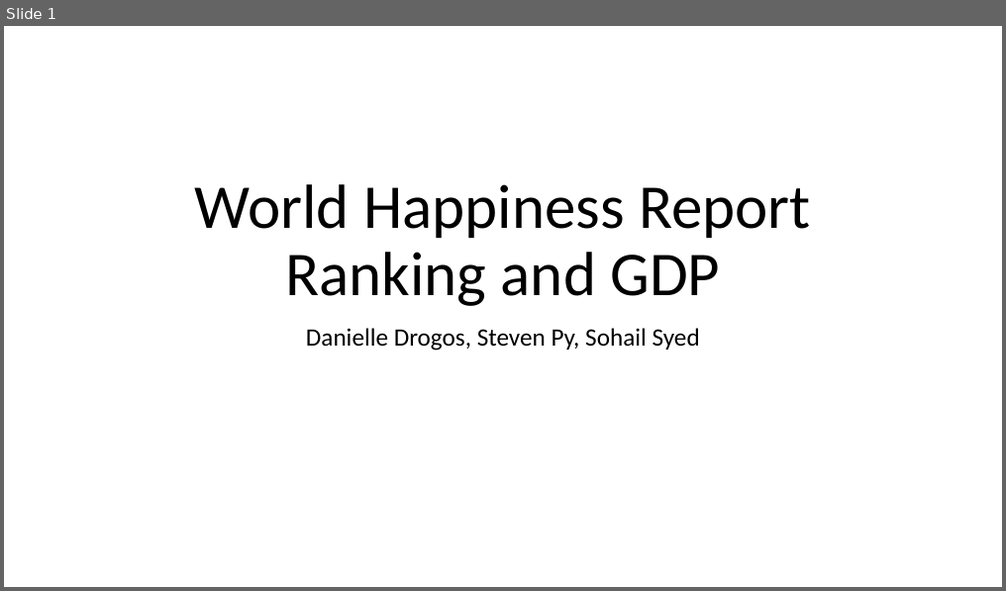
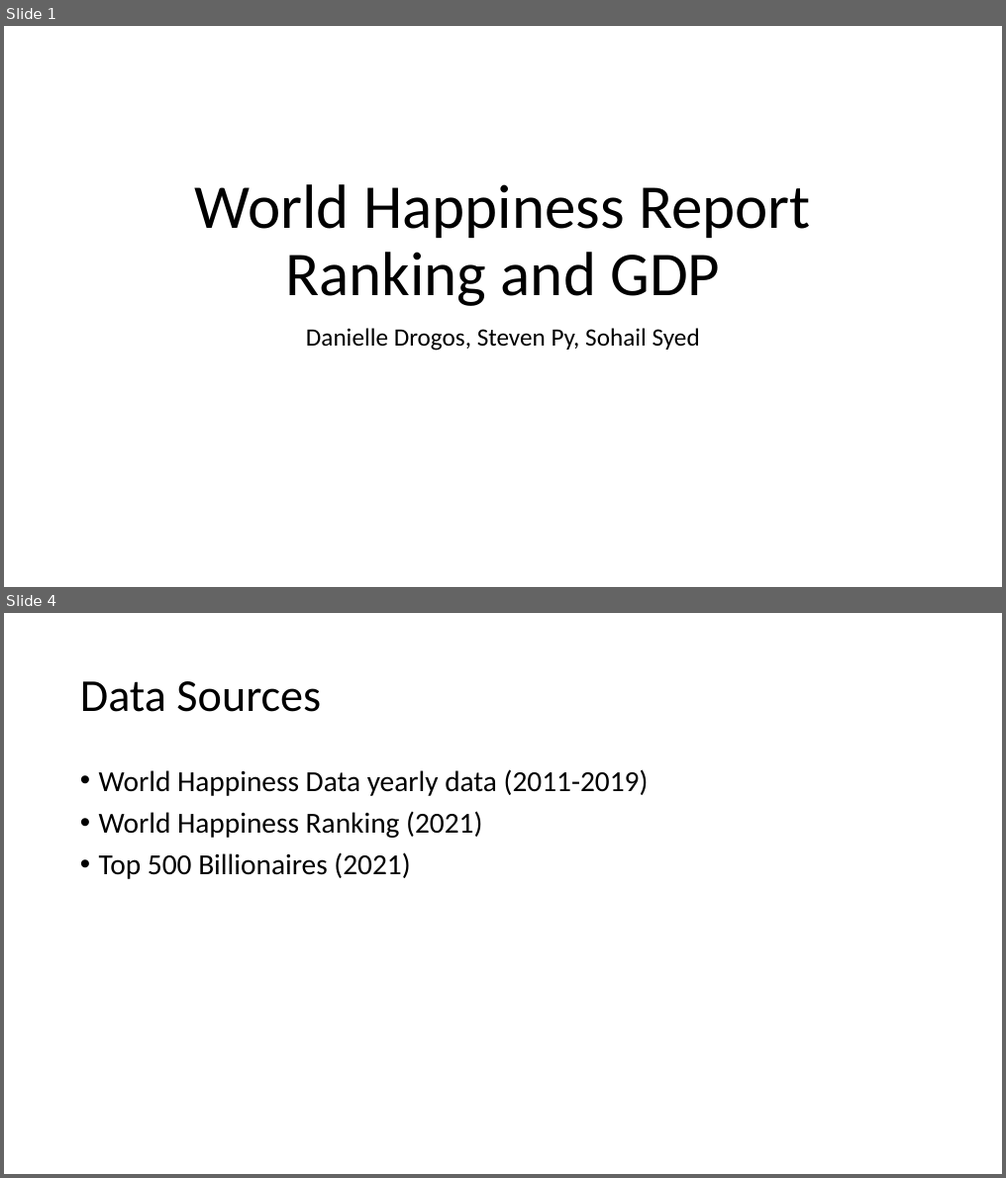
Before and after one commit to ssyed21/final-project, a slide deck: UCB_Bootcamp_Final.pptx. Shown one above the other, each under a label of ours: slide 1 before the commit, slides 1 and 4 after it; the slides between them are not shown. The pictures are 1006x591 and 1006x1178 pixels, drawn with LibreOffice and Linux fonts; fonts in the diff are those of the drawing. Boxes give left, top, right and bottom in pixels: in the first picture for what was removed or moved away, otherwise in the second. Text is boxed around its words. In the diff, an @@ line names an element or a change of style, - is before the commit and + after.

```diff
--- a/UCB_Bootcamp_Final.pptx
+++ b/UCB_Bootcamp_Final.pptx
@@ slide 4 added at (4,613,1002,1174), background #FFFFFF @@
@@ title added at (80,681,321,712), 44 pt, text #000000 @@
+Data Sources
@@ text added at (99,769,648,879), 28 pt, text #000000 @@
+• World Happiness Data yearly data (2011-2019)
+• World Happiness Ranking (2021)
+• Top 500 Billionaires (2021)
```
Also in this commit, not shown: 3 other slides added.
